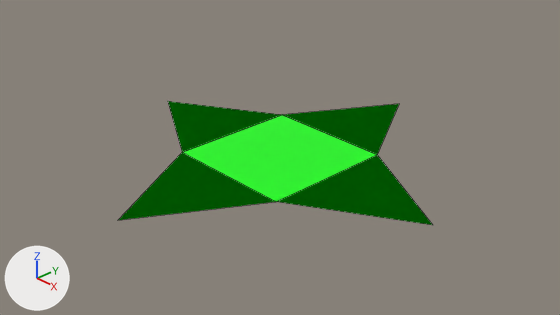
One commit to the Blender file Holo_lens/Assets/Resources/Blender/Pyramid.blend: the scene before it, then after it.
Before and after are seen from the file's camera 'Camera'. Lighting does not change. The marker at lower left points along +X, +Y and +Z. Mesh edges are drawn as thin lines.

Objects in the first picture: 'buttom', 'front', 'left', 'rear', 'right'.
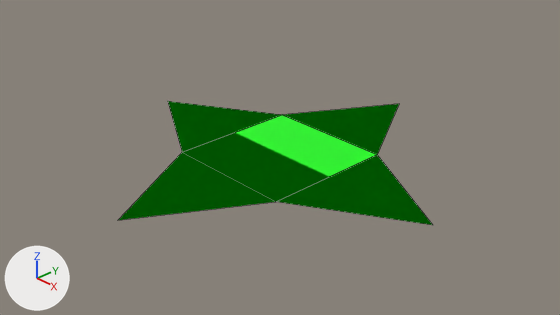
Boxes [x1, y1, x2, y2] around the edits, measured in the pictures (560 x 315 px):
part 1 of me_평면, added (green): after [183, 115, 377, 202]

Patch to the scene script:
```diff
--- a/Holo_lens/Assets/Resources/Blender/Pyramid.blend.py
+++ b/Holo_lens/Assets/Resources/Blender/Pyramid.blend.py
@@ me_평면 @@
 me_평면.from_pydata(...)  # 4 vertices, 1 face; spans x -1.0..1.0, y -1.0..1.0, z 0.0
 # used by ob_buttom; location = (0.0, 0.0, 0.0)
 # verts and faces of me_평면; kept vertices keep their numbers, new ones are numbered from 4
+# me_평면 part 1
+verts[4] = (-1.0, 1.0, 0.0)  # pixel (282, 114)
+verts[5] = (1.0, 1.0, 0.0)  # pixel (377, 154)
+verts[6] = (-1.0, -1.0, 0.0)  # pixel (182, 152)
+verts[7] = (1.0, -1.0, 0.0)  # pixel (276, 201)
+faces += [(4, 5, 7, 6)]
 me_평면.materials.append(mat_매테리얼_002)
```
